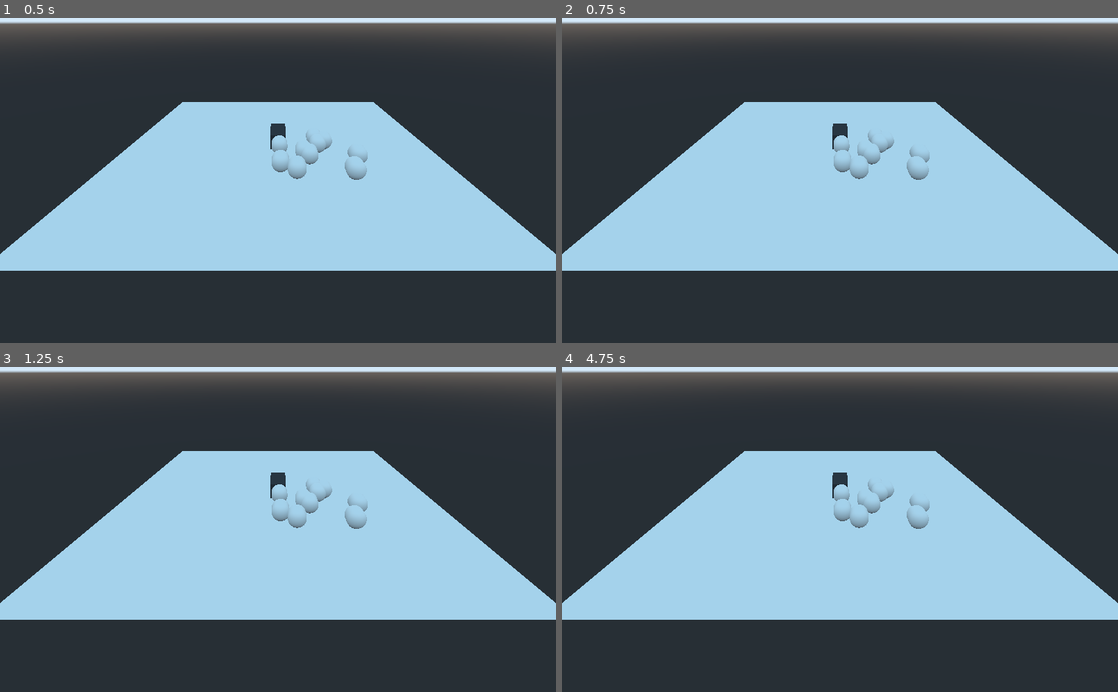
Above: before the commit, frames 1-4 (two rows, left to right).
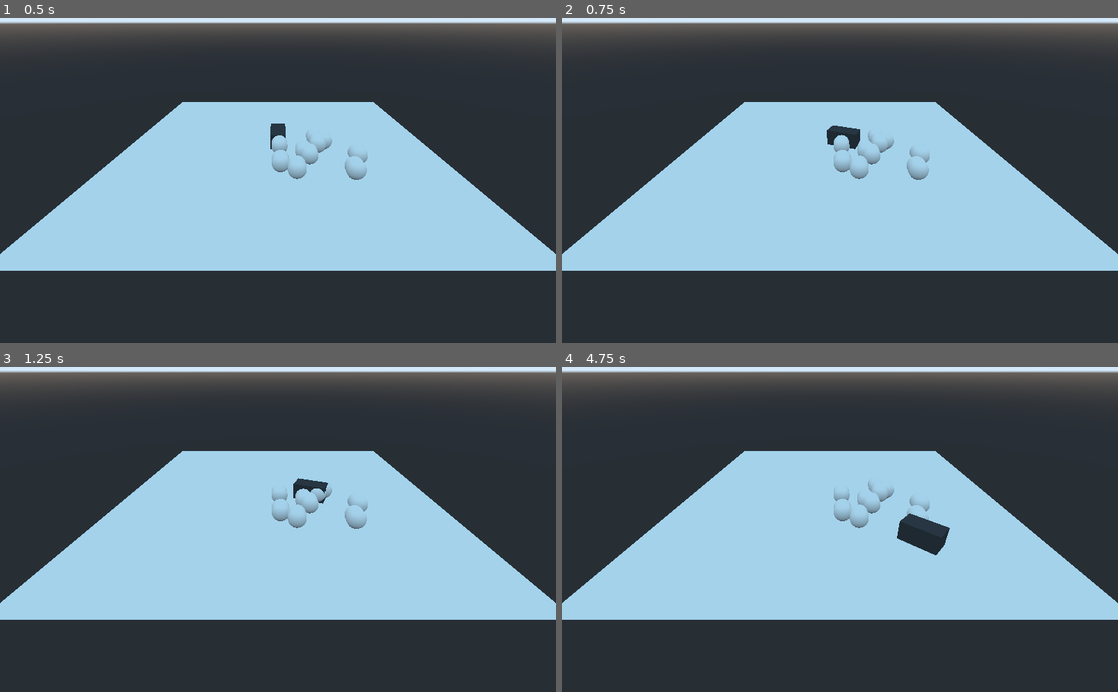
Above: after the commit, the same moments.

Repository: panic-fennecs/ideal-garbanzo
Game: Godot game, scene res://Main.tscn
The game is run twice, just before and just after one commit, with the same random seed, the same clock (stepped at 60 frames per second) and the same inputs.
Inputs (mouse positions are in pixels of both pictures, inside the frame that each line leads up to):
- Up to frame 1 (0.5 s): no input
- Up to frame 2 (0.75 s): tap Enter at 0.5 s; move the mouse to (962, 164) at 0.52 s; click (962, 164) at 0.67 s
- Up to frame 3 (1.25 s): no input
- Up to frame 4 (4.75 s): move the mouse to (728, 545) at 1.27 s; click (728, 545) at 1.42 s; move the mouse to (895, 458) at 2.02 s; click (895, 458) at 2.17 s; move the mouse to (812, 594) at 2.77 s; click (812, 594) at 2.92 s; move the mouse to (1006, 578) at 3.52 s; click (1006, 578) at 3.67 s; move the mouse to (673, 480) at 4.27 s; click (673, 480) at 4.42 s

Frame 1 is identical in both runs. In frame 2, 0.2% of the frame differs, in the area x 47-54%, y 32-41%; in frame 3, 0.3%; in frame 4, 0.9%, in the area x 48-70%, y 32-58%.

Commit message:
move dog

Diff:
--- a/Dog.gd
+++ b/Dog.gd
@@ -1,9 +1,26 @@
 extends Spatial
 
-
+var target_pos = null
+var speed = 8
 
 func _ready():
 	pass
 
 func _process(delta):
+	if target_pos:
+		var pos = transform.origin
+		var vec = target_pos - pos
+		var dir = vec.normalized()
+		var l = vec.length()
+		pos = pos + dir * speed * delta
+		transform.origin = pos
+		transform = transform.looking_at(target_pos, Vector3(0, 1, 0))
+		if l < 1:
+			target_pos = null
+
+func move_to(pos):
 	pass
+
+
+func _on_Ground_clicked(pos):
+	target_pos = pos
--- /dev/null
+++ b/Ground.gd
@@ -0,0 +1,7 @@
+extends Spatial
+
+signal clicked(pos)
+
+func _on_StaticBody_input_event(camera, event, click_position, click_normal, shape_idx):
+	if event is InputEventMouseButton and event.pressed and event.button_index == BUTTON_LEFT:
+		emit_signal("clicked", click_position)
--- a/Ground.tscn
+++ b/Ground.tscn
@@ -1,10 +1,13 @@
-[gd_scene load_steps=3 format=2]
+[gd_scene load_steps=4 format=2]
+
+[ext_resource path="res://Ground.gd" type="Script" id=1]
 
 [sub_resource type="QuadMesh" id=1]
 
 [sub_resource type="BoxShape" id=2]
 
 [node name="Ground" type="Spatial"]
+script = ExtResource( 1 )
 
 [node name="MeshInstance" type="MeshInstance" parent="."]
 transform = Transform( 40, 0, 0, 0, -6.51683e-06, 1, 0, -40, -1.62921e-07, 0, 0, 0 )
@@ -16,3 +19,4 @@
 [node name="CollisionShape" type="CollisionShape" parent="StaticBody"]
 transform = Transform( 20, 0, 0, 0, 1, 0, 0, 0, 20, 0, -1, 0 )
 shape = SubResource( 2 )
+[connection signal="input_event" from="StaticBody" to="." method="_on_StaticBody_input_event"]
--- a/Main.tscn
+++ b/Main.tscn
@@ -13,3 +13,4 @@
 transform = Transform( 1, 0, 0, 0, 0.826904, 0.562344, 0, -0.562344, 0.826904, 0, 13.7816, 29.5006 )
 
 [node name="Dog" parent="." instance=ExtResource( 3 )]
+[connection signal="clicked" from="Ground" to="Dog" method="_on_Ground_clicked"]
